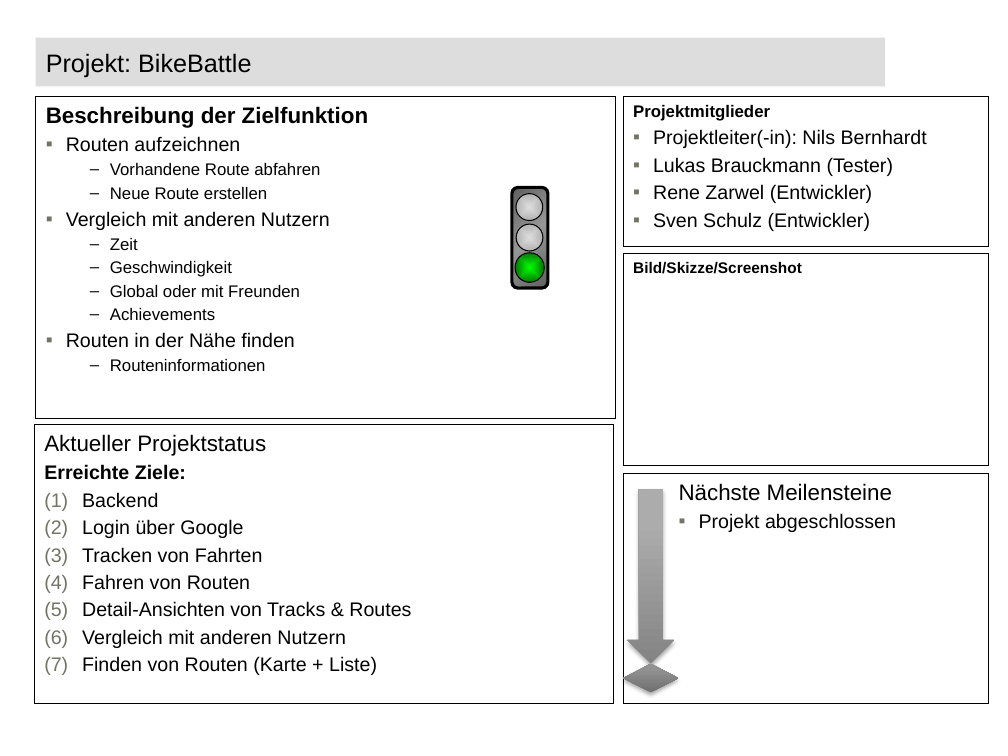
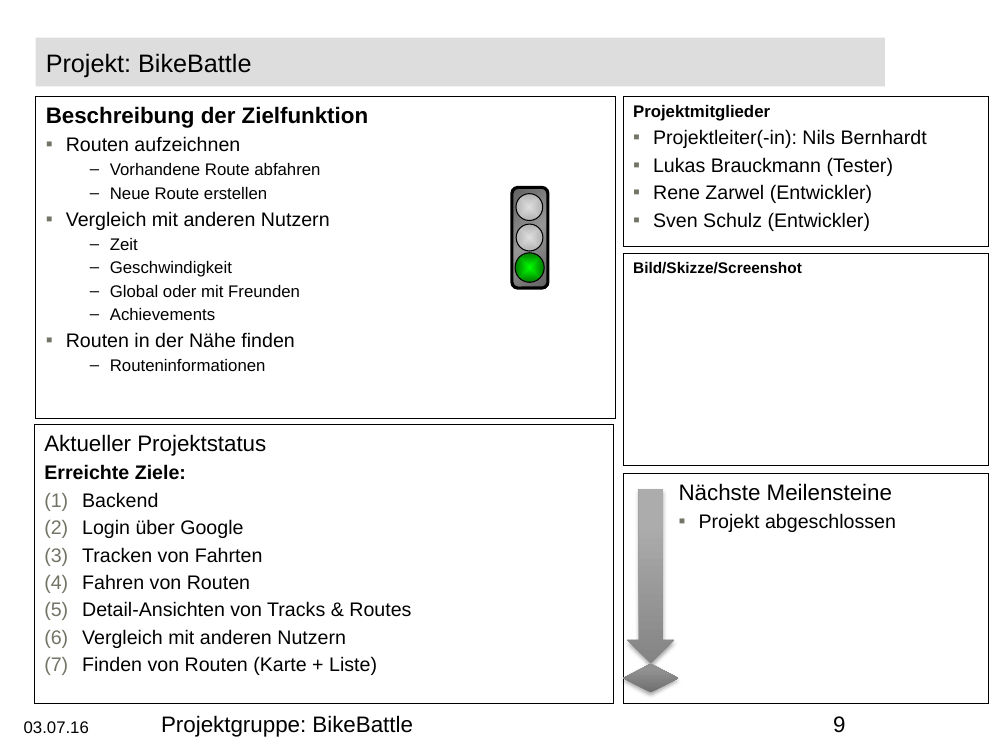
Before and after one commit to darenegade/BikeBattle, a slide deck: slide 9 of Abschlusspraesentation_bikebattle.pptm (slide 7 before the commit). Drawn at 1008x756 pixels with LibreOffice and Linux fonts; fonts in the diff are those of the drawing; background and template pictures are left out. Boxes give left, top, right and bottom in pixels: in the first picture for what was removed or moved away, otherwise in the second. Text is boxed around its words. In the diff, an @@ line names an element or a change of style, - is before the commit and + after.

```diff
--- a/Abschlusspraesentation_bikebattle.pptm
+++ b/Abschlusspraesentation_bikebattle.pptm
@@ text added at [161,715,413,737], 16 pt, text #000000 @@
+Projektgruppe: BikeBattle
@@ page number added at [833,716,845,733], 16 pt, text #000000 @@
+9
@@ text added at [24,721,89,733], 12 pt, text #000000 @@
+03.07.16
```
Also in this commit, not shown: 5 other slides changed, 4 slides added.
